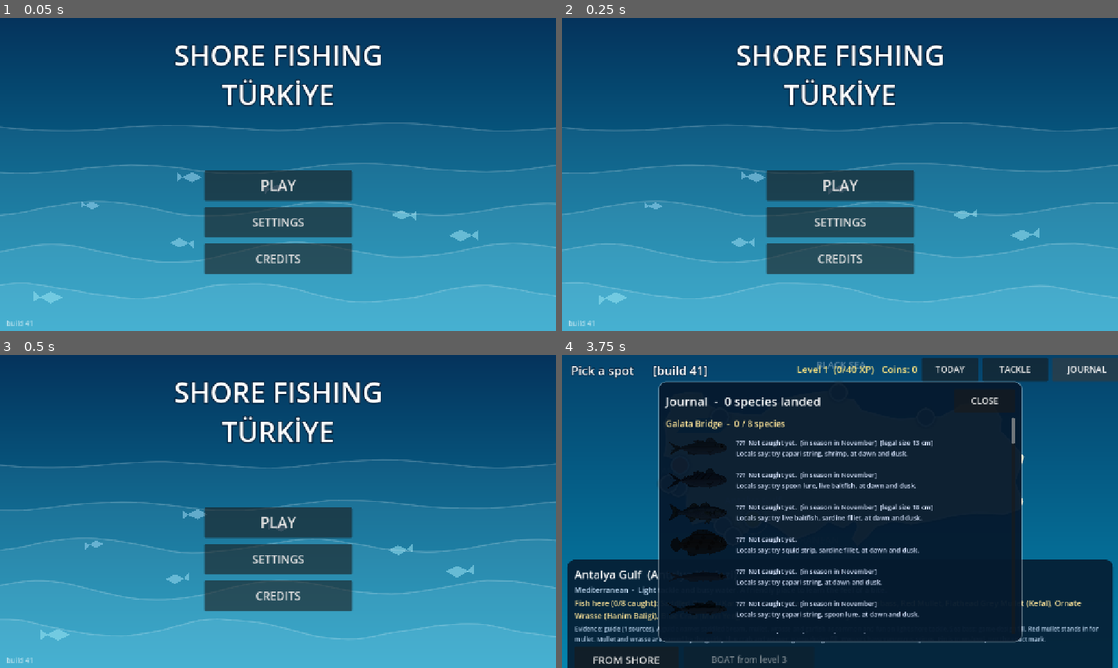
Above: before the commit, frames 1-4 (two rows, left to right).
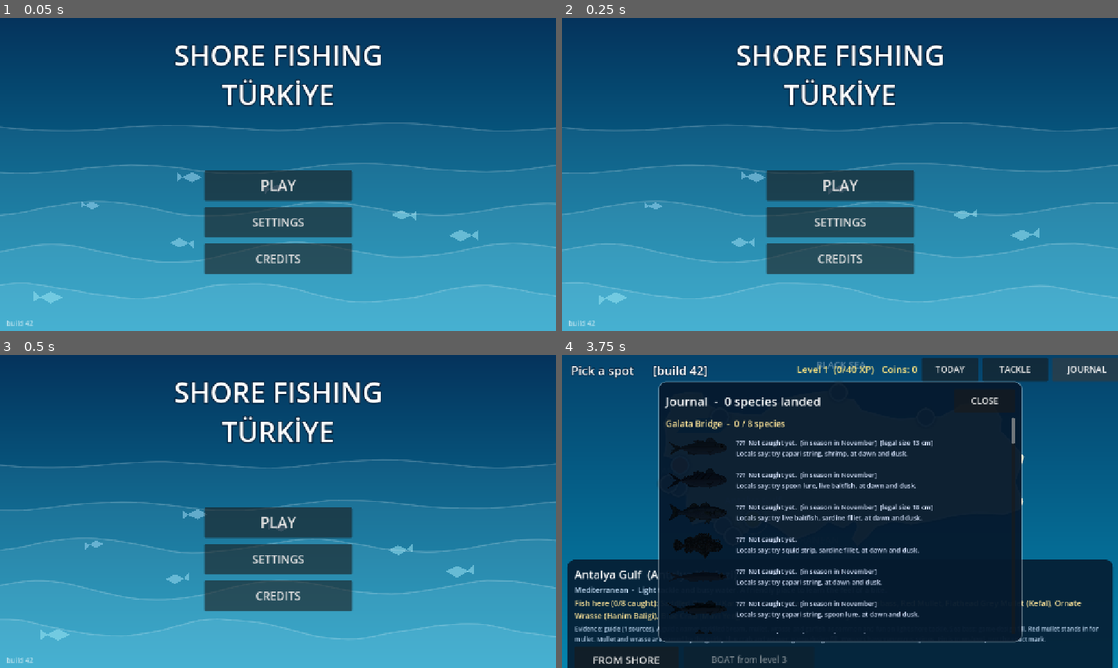
Above: after the commit, the same moments.

Repository: nextlevelcorp/godot_fishing_rpg
Game: Godot game, scene res://title_screen.tscn
Same seed, same stepped clock (60 frames per second), same inputs: the game is played once before the commit and once after it.
Inputs:
- Up to frame 1 (0.05 s): no input
- Up to frame 2 (0.25 s): no input
- Up to frame 3 (0.5 s): no input
- Up to frame 4 (3.75 s): click "PLAY" at 0.5 s; click "TODAY" at 1.25 s; click "GO TO ANTALYA GULF" at 2 s; click "TACKLE" at 2.75 s; click "JOURNAL" at 3.5 s

The runs differ from the first frame. In frame 1, less than 0.1% of the frame differs, in the area x 5-6%, y 96-99%; in frame 2, less than 0.1%; in frame 3, less than 0.1%; in frame 4, 0.2%, in the area x 19-30%, y 3-90%.

Commit message:
art: 12 painted sprites from the owner's ChatGPT images (build 42)
black_scorpionfish, blue_crab, common_cuttlefish, common_dentex, dusky_grouper,
european_squid, greater_amberjack, leerfish, saddled_bream, striped_sea_bream,
white_seabream, whiting. Backgrounds cut out; three empty uploads skipped.
Recorded in assets/art/SOURCE.md.

Co-Authored-By: Claude Haiku 5.5 <noreply@anthropic.com>
Claude-Session: https://claude.ai/code/session_01HLtjWBZvxzhjVtsJywwULp

Diff:
--- a/game_session.gd
+++ b/game_session.gd
@@ -11,7 +11,7 @@
 
 ## Shown on screen so a player can tell a fresh deploy from a page the browser cached.
 ## Bump it with every build that changes behaviour.
-const BUILD := "build 41"
+const BUILD := "build 42"
 const SAVE_PATH := "user://save.cfg"
 const SAVE_VERSION := 1
 const START_RIG := "shore_spinning_rig"
Binary file added: assets/art/fish/black_scorpionfish.png
Binary file added: assets/art/fish/blue_crab.png
Binary file added: assets/art/fish/common_cuttlefish.png
Binary file added: assets/art/fish/common_dentex.png
Binary file added: assets/art/fish/dusky_grouper.png
Binary file added: assets/art/fish/european_squid.png
Binary file added: assets/art/fish/greater_amberjack.png
Binary file added: assets/art/fish/leerfish.png
Binary file added: assets/art/fish/saddled_bream.png
Binary file added: assets/art/fish/sheet.png
Binary file added: assets/art/fish/striped_sea_bream.png
Binary file added: assets/art/fish/white_seabream.png
(and 2 more such lines)
